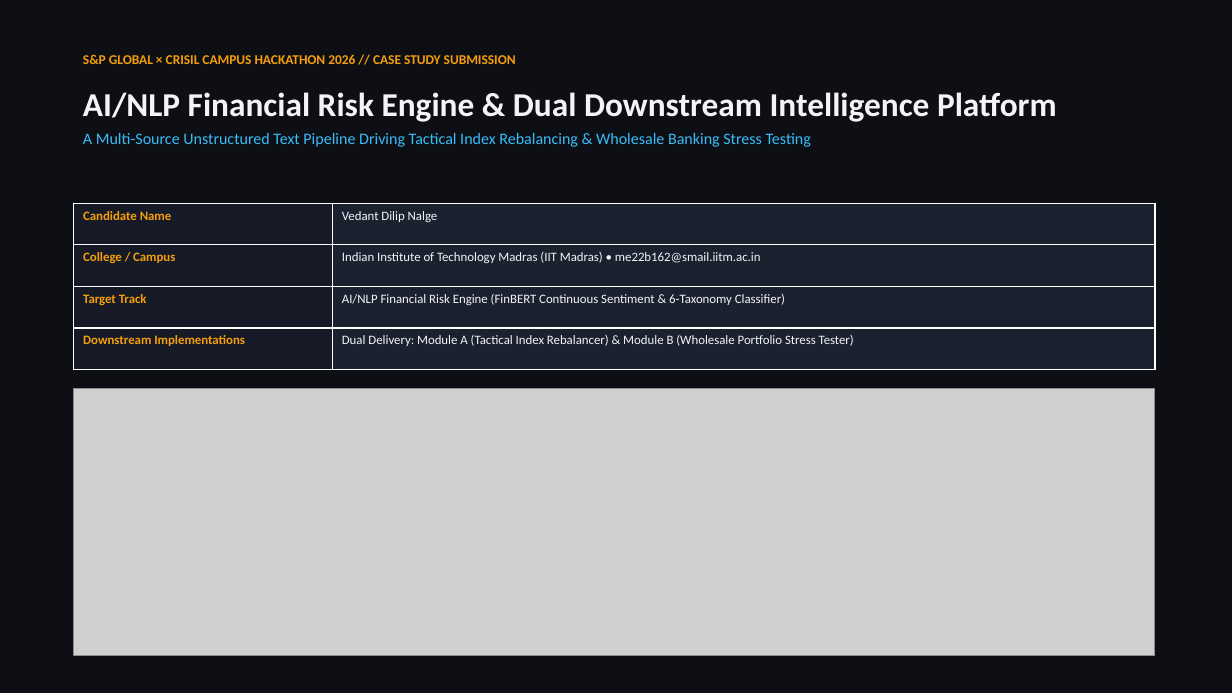
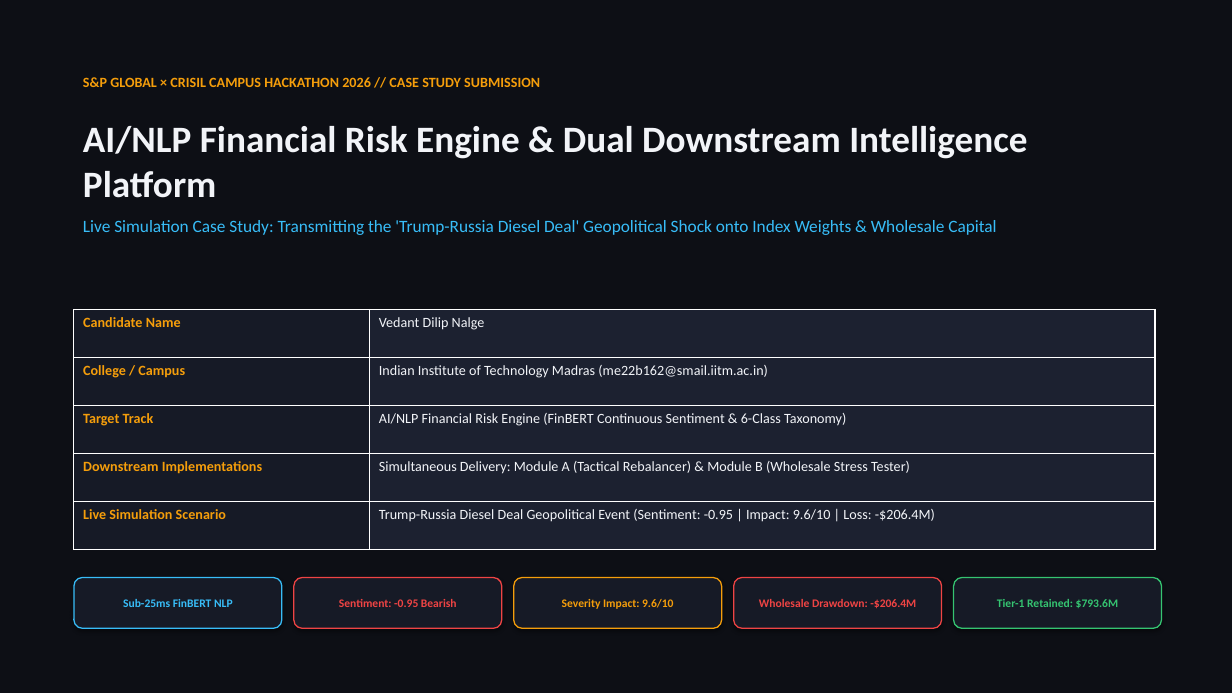
Before and after one commit to Vedant-Nalge/S-P-Crisil-Hackathon, a slide deck: slide 1 of docs/presentation.pptx. Drawn at 1232x693 pixels with LibreOffice and Linux fonts; fonts in the diff are those of the drawing; grey boxes stand for pictures. Boxes give left, top, right and bottom in pixels: in the first picture for what was removed or moved away, otherwise in the second. Text is boxed around its words. In the diff, an @@ line names an element or a change of style, - is before the commit and + after.

Commit message:
docs: generate master presentation PPTX and PDF featuring Trump-Russia crisis simulation

```diff
--- a/docs/presentation.pptx
+++ b/docs/presentation.pptx
@@ text "S&P GLOBAL × CRISIL CAMPUS ...": place and size @@
-text "S&P GLOBAL × CRISIL CAMPUS ..." at (83,54,516,64)
+text "S&P GLOBAL × CRISIL CAMPUS ..." at (83,77,540,87)
@@ text "S&P GLOBAL × CRISIL CAMPUS ..." at (83,77,540,87): size 10.5 to 11 pt @@
@@ text "AI/NLP Financial Risk Engine & ...": place and size @@
-text "AI/NLP Financial Risk Engine & ..." at (83,92,1057,147)
+text "AI/NLP Financial Risk Engine & ..." at (83,126,1027,235)
@@ text at (83,126,1027,198): size 26 to 29 pt in "AI/NLP Financial Risk Engine & Dual Downstream ..." @@
@@ text at (83,220,996,235): text changed; size 12.5 to 13.5 pt @@
-A Multi-Source Unstructured Text Pipeline Driving Tactical Index Rebalancing & Wholesale Banking Stress Testing
+Live Simulation Case Study: Transmitting the 'Trump-Russia Diesel Deal' Geopolitical Shock onto Index Weights & Wholesale Capital
@@ table at (74,310,1155,550) @@
-row 2: College / Campus | Indian Institute of Technology Madras (IIT Madras) • me22b162@smail.iitm.ac.in
-row 3: Target Track | AI/NLP Financial Risk Engine (FinBERT Continuous Sentiment & 6-Taxonomy Classifier)
-row 4: Downstream Implementations | Dual Delivery: Module A (Tactical Index Rebalancer) & Module B (Wholesale Portfolio Stress Tester)
+row 2: College / Campus | Indian Institute of Technology Madras (me22b162@smail.iitm.ac.in)
+row 3: Target Track | AI/NLP Financial Risk Engine (FinBERT Continuous Sentiment & 6-Class Taxonomy)
+row 4: Downstream Implementations | Simultaneous Delivery: Module A (Tactical Rebalancer) & Module B (Wholesale Stress Tester)
+row 5: Live Simulation Scenario | Trump-Russia Diesel Deal Geopolitical Event (Sentiment: -0.95 | Impact: 9.6/10 | Loss: -$206.4M)
@@ table: place and size @@
-table at (74,203,1155,370)
+table at (74,310,1155,550)
@@ picture removed at (74,388,1155,656) @@
@@ rounded rectangle added at (74,578,282,628), fill #161A26, outline #38BDF8 1 pt, 9 pt, text #38BDF8, bold @@
+Sub-25ms FinBERT NLP
@@ rounded rectangle added at (294,578,502,628), fill #161A26, outline #EF4444 1 pt, 9 pt, text #EF4444, bold @@
+Sentiment: -0.95 Bearish
@@ rounded rectangle added at (514,578,722,628), fill #161A26, outline #F59E0B 1 pt, 9 pt, text #F59E0B, bold @@
+Severity Impact: 9.6/10
@@ rounded rectangle added at (734,578,942,628), fill #161A26, outline #EF4444 1 pt, 9 pt, text #EF4444, bold @@
+Wholesale Drawdown: -$206.4M
@@ rounded rectangle added at (954,578,1162,628), fill #161A26, outline #35C471 1 pt, 9 pt, text #35C471, bold @@
+Tier-1 Retained: $793.6M
```
Also in this commit, not shown: 5 other slides changed, 1 slide added, 1 slide removed, 9 other files.
